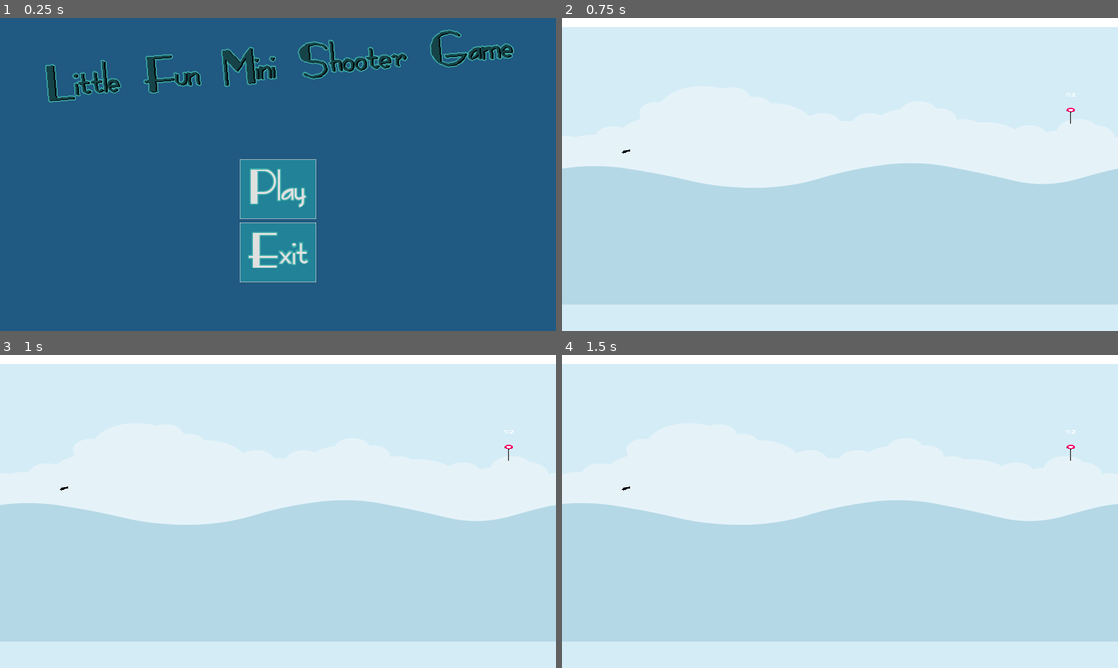
Above: before the commit, frames 1-4 (two rows, left to right).
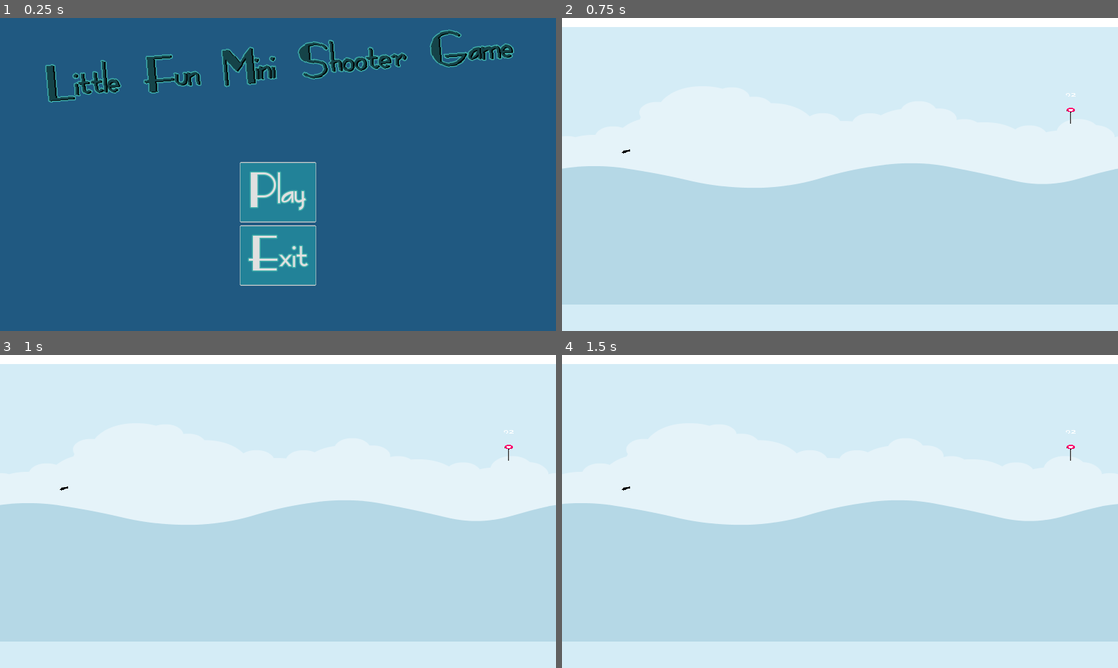
Above: after the commit, the same moments.

Repository: Coding-4Fun/Just4Fun_Mini_Shootergame
Game: Godot game, scene res://UI/MainMenuUI.tscn
Two runs of this game, one before a commit and one after it. Both use one fixed random seed, a clock stepped at 60 frames per second and the inputs below.
Inputs (mouse positions are in pixels of both pictures, inside the frame that each line leads up to):
- Up to frame 1 (0.25 s): no input
- Up to frame 2 (0.75 s): click "Play" at 0.5 s
- Up to frame 3 (1 s): no input
- Up to frame 4 (1.5 s): tap Enter at 1.25 s; move the mouse to (962, 495) at 1.27 s; hold Right (ui_right) from 1.28 s (still down); tap Mouse wheel down (cannon_power_minus) at 1.35 s

The runs differ from the first frame. In frame 1, 1.5% of the frame differs, in the area x 43-57%, y 45-86%; in frame 2, nothing differs; in frame 3, nothing differs; in frame 4, nothing differs.

Commit message:
Update MainMenuUI.tscn

Diff:
--- a/UI/MainMenuUI.tscn
+++ b/UI/MainMenuUI.tscn
@@ -65,22 +65,22 @@
 anchor_top = 0.5
 anchor_right = 1.0
 anchor_bottom = 0.5
-margin_top = -167.0
+margin_top = -150.0
 margin_bottom = 450.0
 size_flags_horizontal = 3
 size_flags_vertical = 3
 
 [node name="vSeparator" type="VSeparator" parent="centerContainer"]
 margin_left = 798.0
-margin_top = 307.0
+margin_top = 298.0
 margin_right = 802.0
-margin_bottom = 310.0
+margin_bottom = 301.0
 
 [node name="vBoxContainer" type="VBoxContainer" parent="centerContainer"]
 margin_left = 700.0
-margin_top = 133.0
+margin_top = 125.0
 margin_right = 900.0
-margin_bottom = 483.0
+margin_bottom = 475.0
 rect_min_size = Vector2( 200, 350 )
 custom_constants/separation = 30
 
@@ -95,9 +95,9 @@
 
 [node name="buttHightScore" type="Button" parent="centerContainer/vBoxContainer"]
 visible = false
-margin_top = 153.0
+margin_top = 180.0
 margin_right = 347.0
-margin_bottom = 297.0
+margin_bottom = 324.0
 custom_fonts/font = ExtResource( 1 )
 custom_styles/hover = SubResource( 3 )
 custom_styles/normal = SubResource( 4 )
@@ -105,9 +105,9 @@
 
 [node name="buttSettings" type="Button" parent="centerContainer/vBoxContainer"]
 visible = false
-margin_top = 153.0
+margin_top = 180.0
 margin_right = 303.0
-margin_bottom = 297.0
+margin_bottom = 324.0
 custom_fonts/font = ExtResource( 1 )
 custom_styles/hover = SubResource( 5 )
 custom_styles/disabled = SubResource( 9 )
